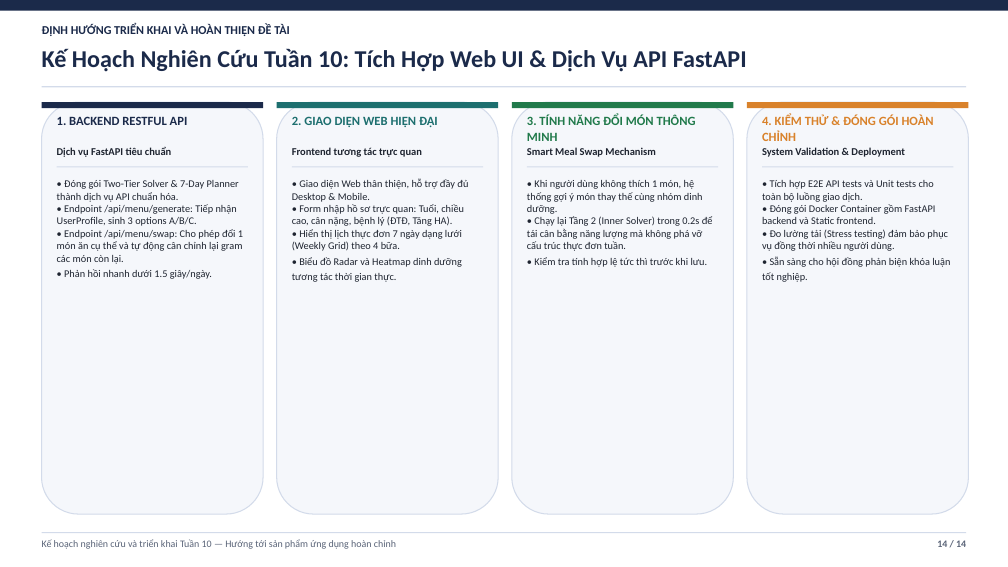
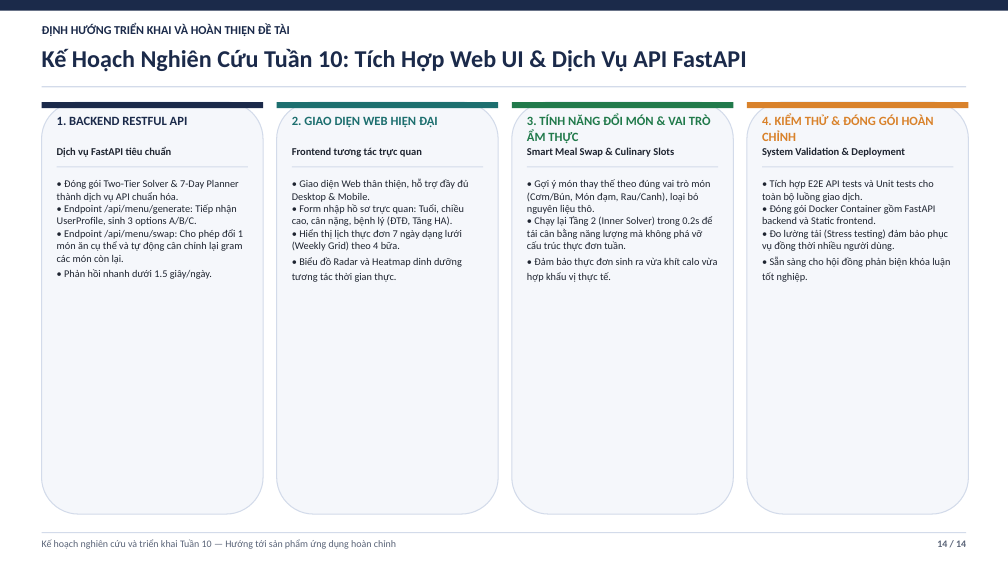
Before and after one commit to duylequang2303/DBO_heathcare, a slide deck: slide 14 of docs/slides/Slide_Bao_Cao_Tuan_8_9_DBO_IDBO.pptx. Drawn at 1008x567 pixels with LibreOffice and Linux fonts; fonts in the diff are those of the drawing. Boxes give left, top, right and bottom in pixels: in the first picture for what was removed or moved away, otherwise in the second. Text is boxed around its words. In the diff, an @@ line names an element or a change of style, - is before the commit and + after.

Commit message:
docs(slides): synchronize slide deck with 202 tests pass, academic transparency on diabetes, and culinary slot integration

```diff
--- a/docs/slides/Slide_Bao_Cao_Tuan_8_9_DBO_IDBO.pptx
+++ b/docs/slides/Slide_Bao_Cao_Tuan_8_9_DBO_IDBO.pptx
@@ text at [527,115,711,143]: text changed @@
-3. TÍNH NĂNG ĐỔI MÓN THÔNG MINH
+3. TÍNH NĂNG ĐỔI MÓN & VAI TRÒ ẨM THỰC
@@ text at [527,147,674,157]: text changed @@
-Smart Meal Swap Mechanism
+Smart Meal Swap & Culinary Slots
@@ text at [527,179,718,282]: text changed @@
-• Khi người dùng không thích 1 món, hệ thống gợi ý món thay thế cùng nhóm dinh dưỡng.
-• Chạy lại Tầng 2 (Inner Solver) trong 0.2s để tái cân bằng năng lượng mà không phá vỡ cấu trúc thực đơn tuần.
-• Kiểm tra tính hợp lệ tức thì trước khi lưu.
+• Gợi ý món thay thế theo đúng vai trò món (Cơm/Bún, Món đạm, Rau/Canh), loại bỏ nguyên liệu thô.
+• Chạy lại Tầng 2 (Inner Solver) trong 0.2s để tái cân bằng năng lượng mà không phá vỡ cấu trúc thực đơn tuần.
+• Đảm bảo thực đơn sinh ra vừa khít calo vừa hợp khẩu vị thực tế.
```
Also in this commit, not shown: 6 other slides changed, 1 other file.
